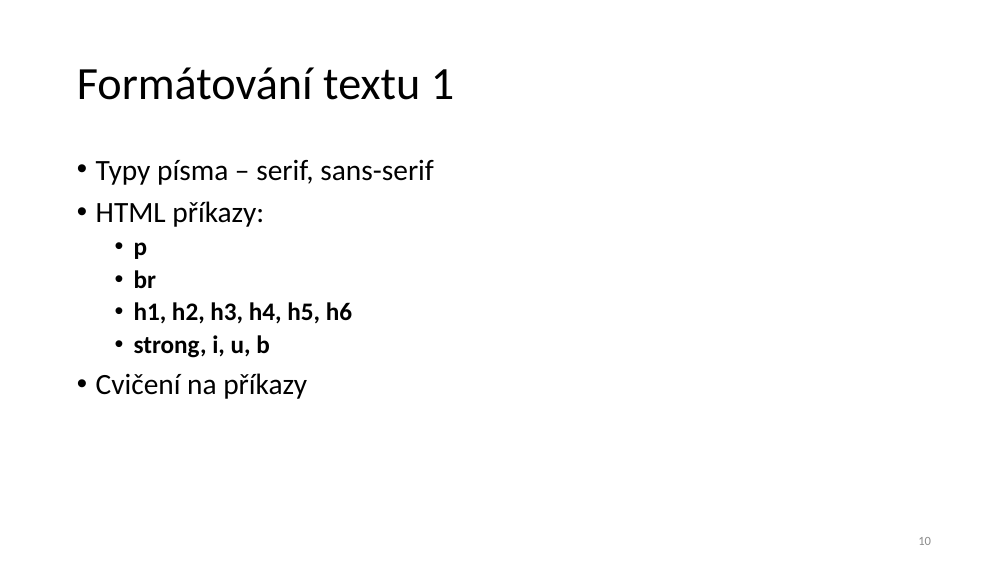
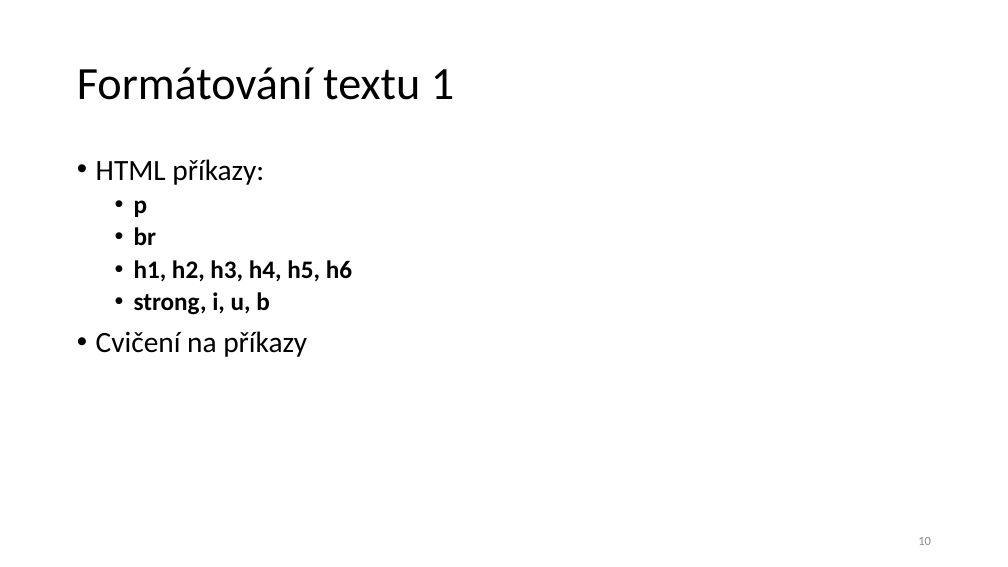
Before and after one commit to Destinion/WWW1, a slide deck: slide 10 of Tvorba webových stránek 1.pptx. Drawn at 1008x567 pixels with LibreOffice and Linux fonts; fonts in the diff are those of the drawing. Boxes give left, top, right and bottom in pixels: in the first picture for what was removed or moved away, otherwise in the second. Text is boxed around its words. In the diff, an @@ line names an element or a change of style, - is before the commit and + after.

```diff
--- a/Tvorba webových stránek 1.pptx
+++ b/Tvorba webových stránek 1.pptx
@@ text at box(96, 159, 434, 185): paragraph removed @@
-• Typy písma – serif, sans-serif
```
Also in this commit, not shown: 1 other slide changed.
